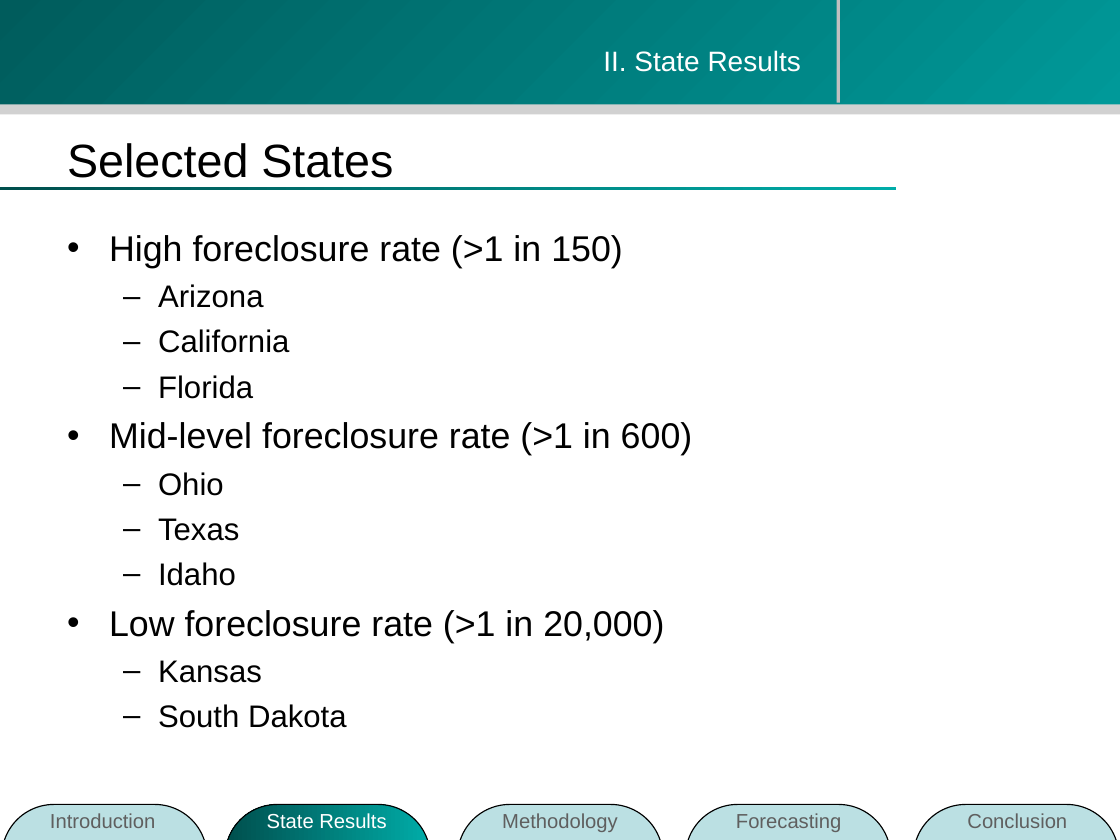
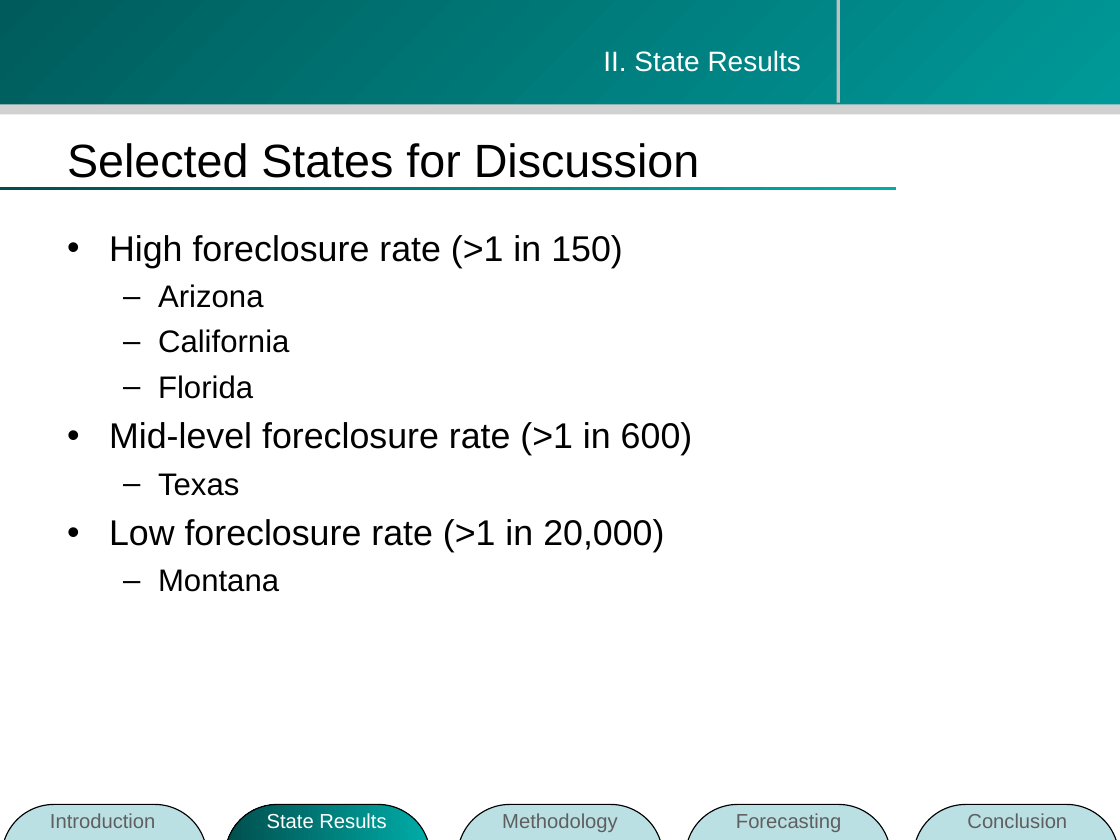
Before and after one commit to zhouzhenghui/svnrepository, a slide deck: slide 8 of SVNRepository/Presentation/M.Eng Final Presentation-take2.ppt. Drawn at 1120x840 pixels with LibreOffice and Linux fonts; fonts in the diff are those of the drawing; background and template pictures are left out. Boxes give left, top, right and bottom in pixels: in the first picture for what was removed or moved away, otherwise in the second. Text is boxed around its words. In the diff, an @@ line names an element or a change of style, - is before the commit and + after.

```diff
--- a/SVNRepository/Presentation/M.Eng Final Presentation-take2.ppt
+++ b/SVNRepository/Presentation/M.Eng Final Presentation-take2.ppt
@@ title at bbox=[67, 143, 700, 178]: text changed @@
-Selected States
+Selected States for Discussion
@@ text at bbox=[158, 472, 224, 496]: paragraph removed @@
-  – Ohio
@@ text at bbox=[158, 562, 236, 586]: paragraph removed @@
-  – Idaho
@@ text at bbox=[158, 569, 279, 592]: text changed @@
-  – Kansas
-  – South Dakota
+  – Montana
```
